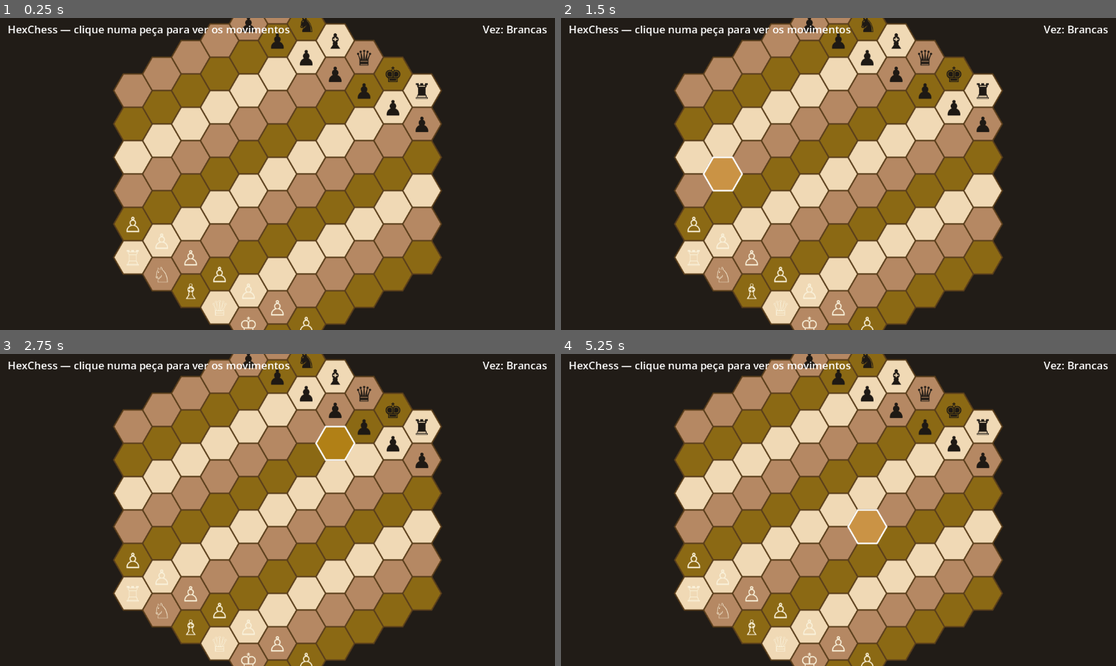
Above: before the commit, frames 1-4 (two rows, left to right).
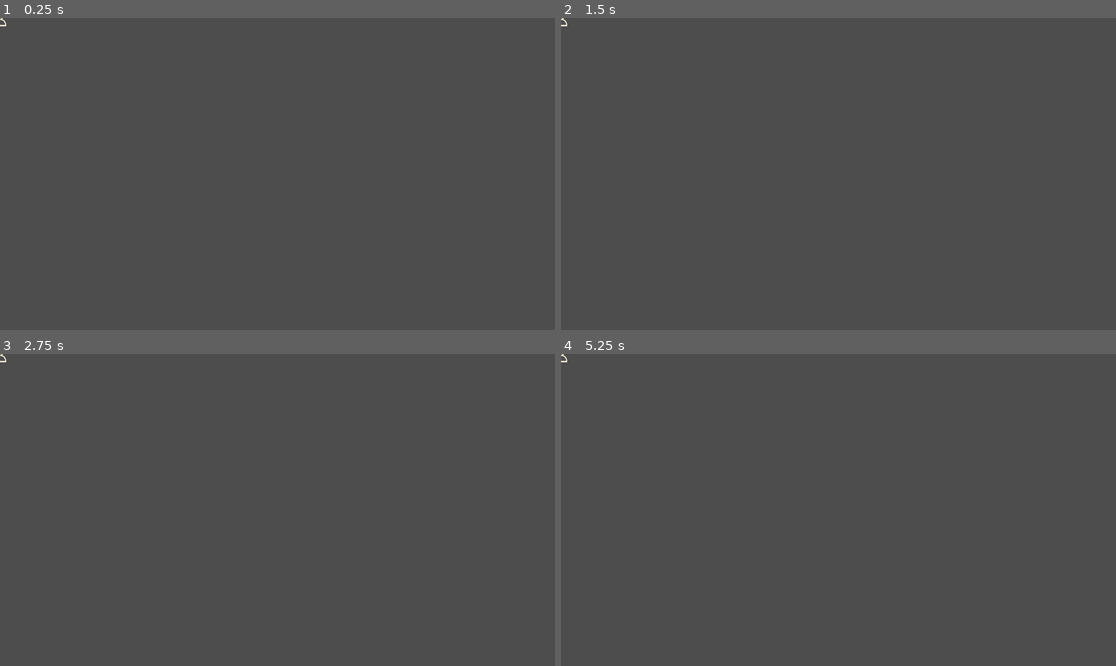
Above: after the commit, the same moments.

Repository: VictorGSchneider/HexChess
Game: Godot game, scene res://piece.tscn
Two runs of this game, one before a commit and one after it. Both use one fixed random seed, a clock stepped at 60 frames per second and the inputs below. Before the commit the project starts from res://main.tscn.
Inputs (mouse positions are in pixels of both pictures, inside the frame that each line leads up to):
- Up to frame 1 (0.25 s): no input
- Up to frame 2 (1.5 s): tap Enter at 0.5 s; move the mouse to (960, 158) at 0.52 s; click (960, 158) at 0.67 s; tap Space at 1.25 s; move the mouse to (727, 189) at 1.27 s; click (727, 189) at 1.42 s
- Up to frame 3 (2.75 s): tap Enter at 2 s; move the mouse to (333, 441) at 2.02 s; click (333, 441) at 2.17 s
- Up to frame 4 (5.25 s): tap Space at 2.75, 4.25 s; move the mouse to (810, 572) at 2.77 s; click (810, 572) at 2.92 s; tap Enter at 3.5 s; move the mouse to (1005, 556) at 3.52 s; click (1005, 556) at 3.67 s; move the mouse to (672, 463) at 4.27 s; click (672, 463) at 4.42 s; move the mouse to (866, 510) at 5.02 s; click (866, 510) at 5.17 s

The runs differ from the first frame. In frame 1, 100% of the frame differs, in the area x 0-100%, y 0-100%; in frame 2, 100%; in frame 3, 100%; in frame 4, 100%.

Commit message:
add sprite files

Diff:
--- a/hexChess/project.godot
+++ b/hexChess/project.godot
@@ -11,7 +11,7 @@
 [application]
 
 config/name="HexChess"
-run/main_scene="uid://dh8m4kxzn7q2v"
+run/main_scene="uid://bvqxk5j8h7n3w"
 config/features=PackedStringArray("4.6", "Forward Plus")
 
 [physics]
Not shown: 1 places in hexChess/hex_board.tscn that only renumber resources
Not shown: 1 places in hexChess/main.tscn that only renumber resources
Not shown: 1 places in hexChess/piece.tscn that only renumber resources
Binary file added: hexChess/pieces/chess-bishop-white.png
Not shown, added: hexChess/pieces/chess-bishop-white.png.import
Binary file added: hexChess/pieces/chess-king-black.png
Not shown, added: hexChess/pieces/chess-king-black.png.import
Binary file added: hexChess/pieces/chess-king-white.png
Not shown, added: hexChess/pieces/chess-king-white.png.import
Binary file added: hexChess/pieces/chess-knight-black.png
Not shown, added: hexChess/pieces/chess-knight-black.png.import
Binary file added: hexChess/pieces/chess-knight-white.png
(and 13 more such lines)
